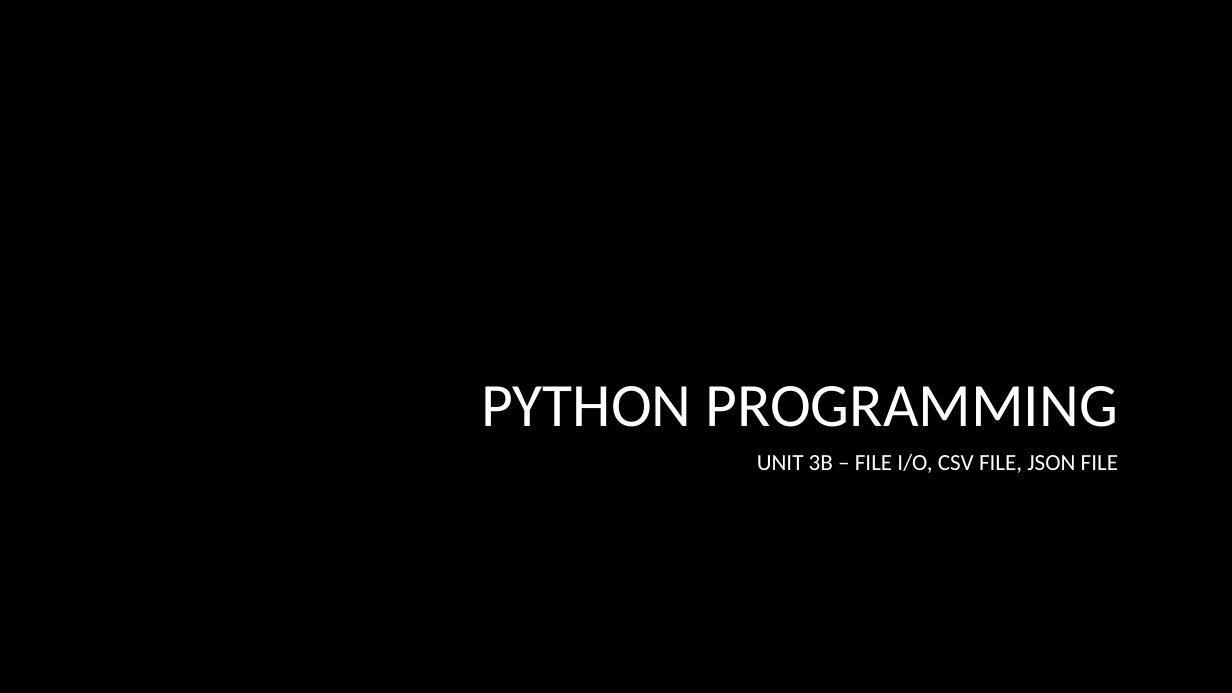
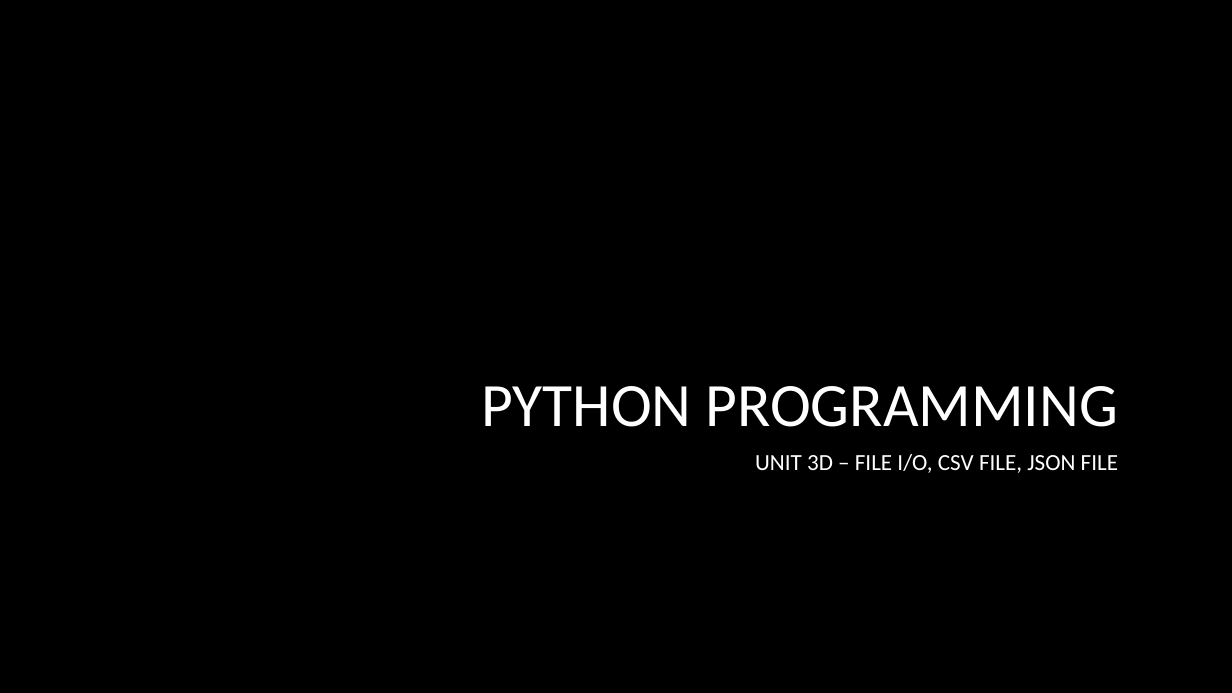
Before and after one commit to bon-netizen/Python-Class-Beginner, a slide deck: slide 1 of Py B - unit 3d.pptx. Drawn at 1232x693 pixels with LibreOffice and Linux fonts; fonts in the diff are those of the drawing; background and template pictures are left out. Boxes give left, top, right and bottom in pixels: in the first picture for what was removed or moved away, otherwise in the second. Text is boxed around its words. In the diff, an @@ line names an element or a change of style, - is before the commit and + after.

```diff
--- a/Py B - unit 3d.pptx
+++ b/Py B - unit 3d.pptx
@@ subtitle at [755,454,1118,473]: text changed @@
-UNIT 3B – FILE I/O, CSV FILE, JSON FILE
+UNIT 3D – FILE I/O, CSV FILE, JSON FILE
```
Also in this commit, not shown: 4 other files.
